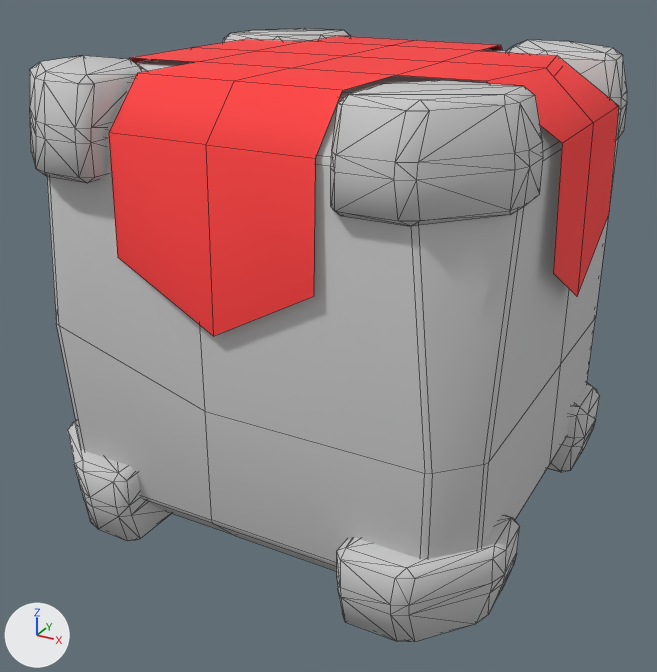
Renders of the FBX model Assets/Interactables/Pushable/PushableObjectLargeMesh.fbx from each side of a commit.
The view is the same before and after, from a 50 mm lens placed at (2.34, -4.49, 3.11), pointed at (-0.05, -0.14, 0.94). Every picture has the same lights, and +X, +Y and +Z are marked at lower left. Mesh edges are drawn as thin lines. Where no turn or scale is listed for an object, it has been applied to the vertices.

Script lines for the objects in view, before the commit:
```python
me_mesh = bpy.data.meshes.new('Mesh')
me_mesh.from_pydata(...)  # 150 vertices, 152 faces; spans x -1.26..1.26, y -1.31..1.26, z 0.0..2.49
me_mesh.materials.append(mat_01___default)  # light grey #cacaca
me_mesh_001 = bpy.data.meshes.new('Mesh.001')
me_mesh_001.from_pydata(...)  # 480 vertices, 928 faces; spans x -2.31..0.43, y -0.46..2.29, z -2.09..0.5
me_mesh_001.materials.append(mat_01___default)  # light grey #cacaca
me_mesh_002 = bpy.data.meshes.new('Mesh.002')
me_mesh_002.from_pydata(...)  # 45 vertices, 28 faces; spans x -1.25..1.37, y -1.29..1.27, z -1.15..0.0
me_mesh_002.materials.append(mat_02___default)  # red #ff3d3d
ob_cloth = bpy.data.objects.new('Cloth', me_mesh_002)
ob_cloth.location = (-0.05, 0.044, 2.516)
ob_cornerpieces = bpy.data.objects.new('CornerPieces', me_mesh_001)
ob_cornerpieces.location = (0.923, -0.888, 2.025)
ob_pushableobjectlarge = bpy.data.objects.new('PushableObjectLarge', me_mesh)
ob_pushableobjectlarge.location = (-0.008, 0.024, 0.0)
```
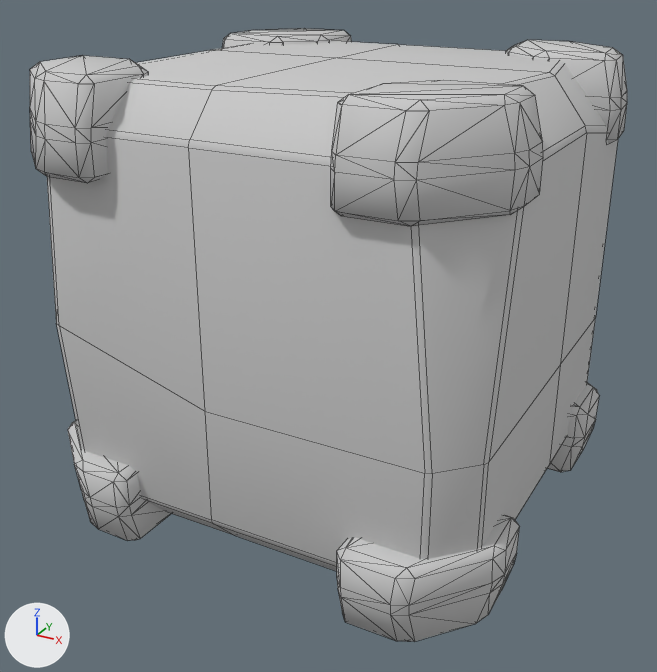
The change, as a list of edits to the scene's bpy script:
```text
Remove ob_cloth:
    ob_cloth = bpy.data.objects.new('Cloth', me_mesh_002)
    ob_cloth.location = (-0.05, 0.044, 2.516)
```

Changed parts and their boxes [x1, y1, x2, y2] in the pictures (657 x 672 px):
'Cloth', deleted (red): before [109, 36, 619, 336]
